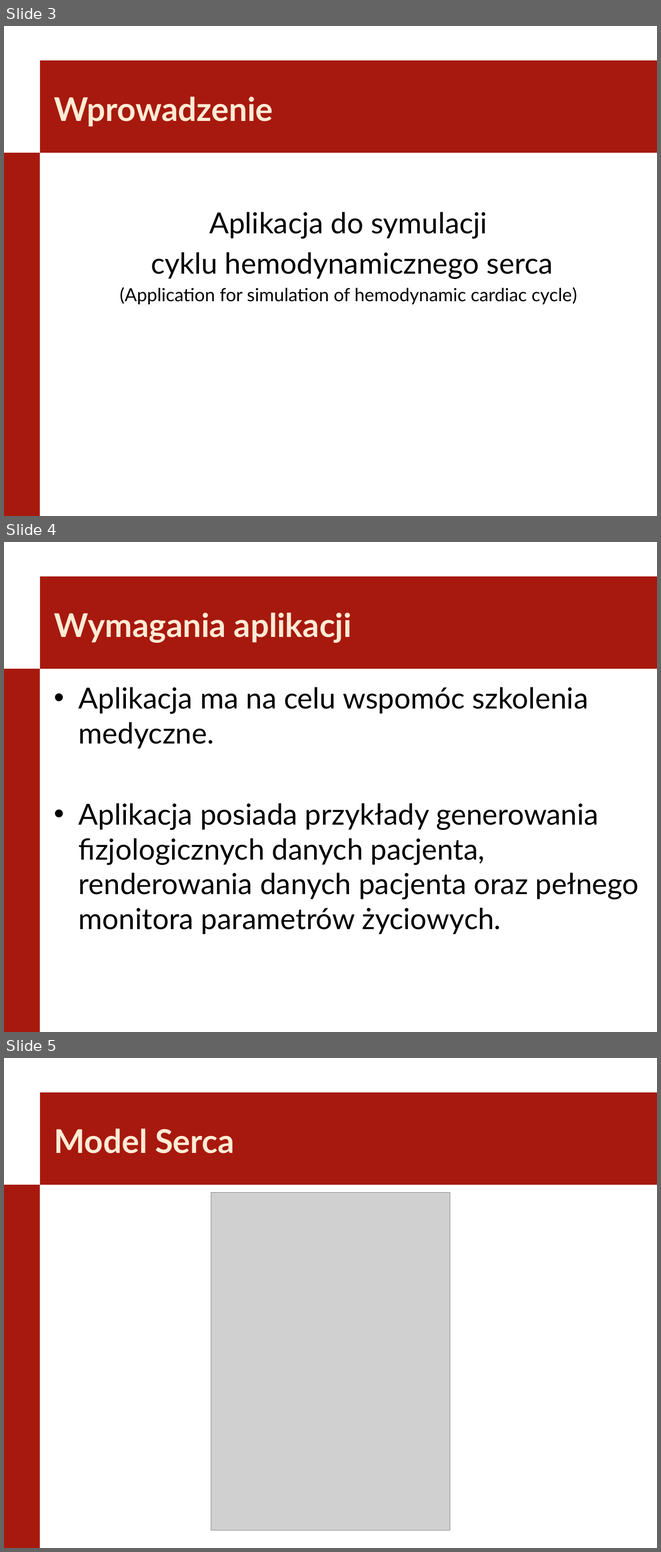
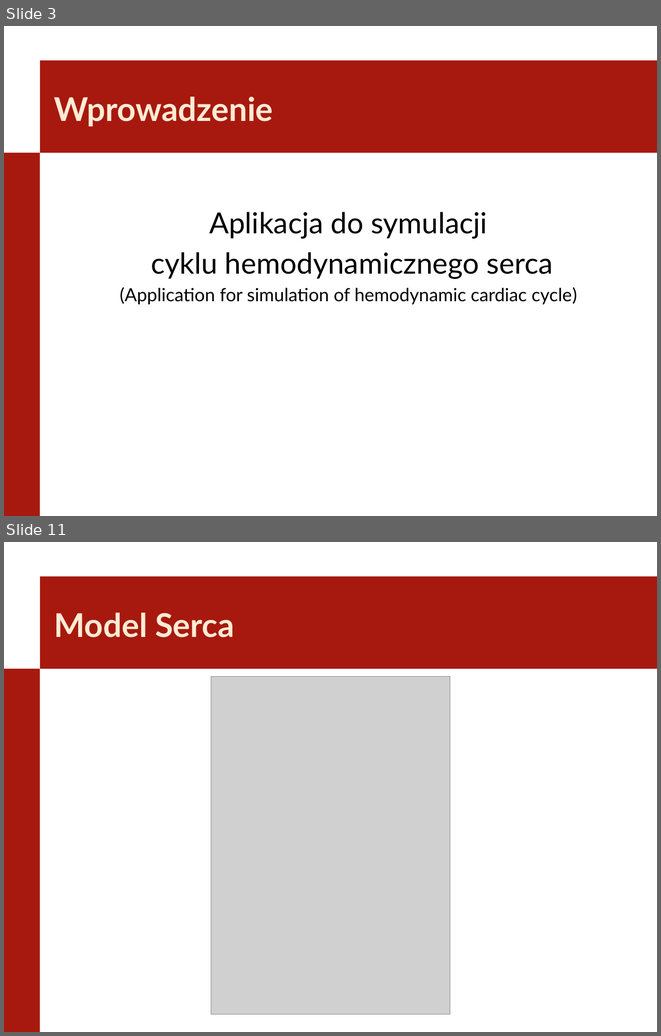
Before and after one commit to Szynal/PWR-W4-INF, a slide deck: Seminarium Dyplomowe/SeminariumDyplomowe_PracaDyplomowa.pptx. Shown one above the other, each under a label of ours: slides 3, 4 and 5 before the commit, slides 3 and 11 after it; the slides between them are not shown. The pictures are 661x1552 and 661x1036 pixels, drawn with LibreOffice and Linux fonts; fonts in the diff are those of the drawing; grey boxes stand for pictures; background and template pictures are left out. Boxes give left, top, right and bottom in pixels: in the first picture for what was removed or moved away, otherwise in the second. Text is boxed around its words. In the diff, an @@ line names an element or a change of style, - is before the commit and + after.

```diff
--- a/Seminarium Dyplomowe/SeminariumDyplomowe_PracaDyplomowa.pptx
+++ b/Seminarium Dyplomowe/SeminariumDyplomowe_PracaDyplomowa.pptx
@@ slide 4 removed at [4, 542, 657, 1032], background #FFFFFF; not listed: 2 template elements that a slide beside it also shows @@
@@ title removed at [54, 612, 352, 643] @@
-Wymagania aplikacji
@@ text removed at [79, 687, 639, 934] @@
-• Aplikacja ma na celu wspomóc szkolenia medyczne.
-• Aplikacja posiada przykłady generowania fizjologicznych danych pacjenta, renderowania danych pacjenta oraz pełnego monitora parametrów życiowych.
@@ what was slide 5 is now slide 11 @@
```
Also in this commit, not shown: 4 slides changed, 6 slides added, 8 other slides removed.
